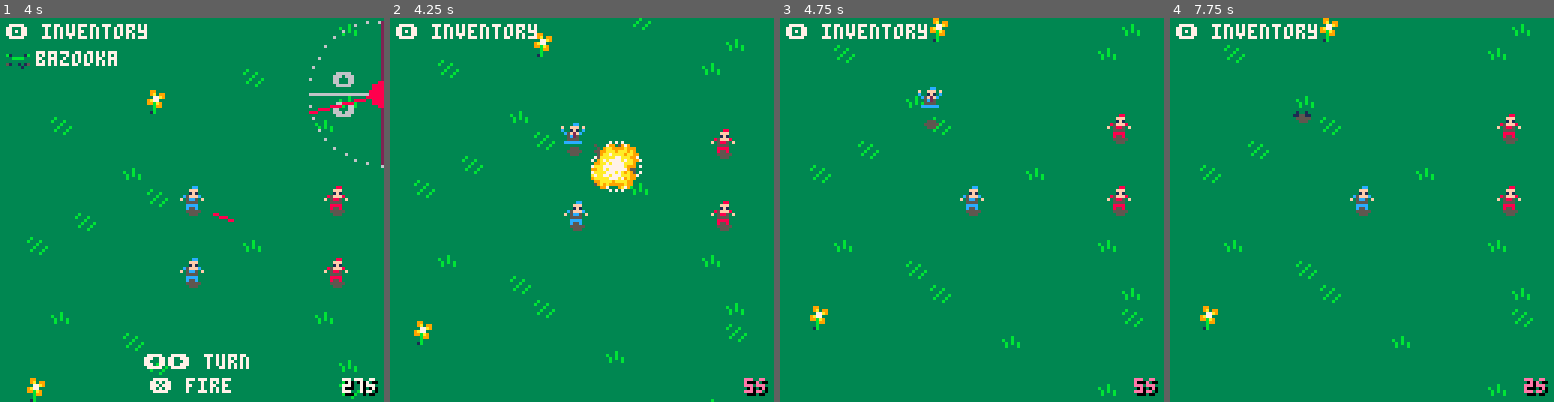
Above: before the commit, frames 1-4 (left to right).
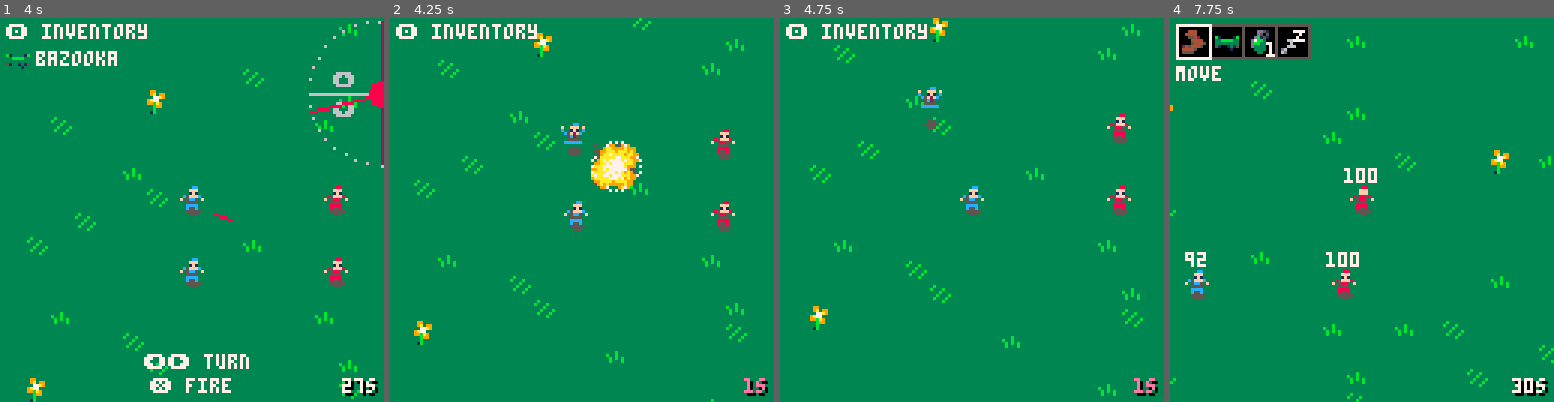
Above: after the commit, the same moments.

Repository: pedrus16/tiny-war
Game: PICO-8 cartridge hogs.p8
Two runs of this game, one before a commit and one after it. Both use one fixed random seed, a clock stepped at 60 frames per second and the inputs below.
Inputs:
- Up to frame 1 (4 s): tap X (X key) at 0.33, 1.07, 1.85, 2.97 s; tap O (Z key) at 0.7, 1.7, 2.1, 2.5, 2.9, 3.3, 3.7 s; hold Right 1.6-2.1 s; hold Up 2.15-2.42 s; hold Right 2.47-3.03 s; hold Left 3.08-3.58 s; hold Down 3.63-3.97 s
- Up to frame 2 (4.25 s): hold Right from 4.02 s (still down); tap X (X key) at 4.08 s; tap O (Z key) at 4.1 s
- Up to frame 3 (4.75 s): tap O (Z key) at 4.5 s; release Right at 4.68 s; hold Up from 4.73 s (still down)
- Up to frame 4 (7.75 s): tap O (Z key) every 0.4 s from 4.9 to 7.7 s; release Up at 5.03 s; hold Left 5.08-5.68 s; tap X (X key) at 5.2, 6.32, 7.43 s; hold Down 5.73-6.03 s; hold Right 6.08-6.58 s; hold Right 6.63-7.13 s; hold Up 7.18-7.45 s; hold Right from 7.5 s (still down)

Frame 1 is identical in both runs. In frame 2, less than 0.1% of the frame differs, in the area x 92-96%, y 93-98%; in frame 3, less than 0.1%; in frame 4, 7.3%, in the area x 0-100%, y 0-100%.

Commit message:
fix: index error when killing a unit

Diff:
--- a/hogs.p8
+++ b/hogs.p8
@@ -12,7 +12,7 @@
 
 pregame_time=1 	-- in sec
 turn_time=30			 -- in sec
-postturn_time=5 -- in sec
+postturn_time=1 -- in sec
 
 gameover=false
 winner=nil
@@ -313,6 +313,7 @@
 		u.idle_timer+=1/fps
 	else
 		u.idle_timer=0
+		u.idle=false
 	end
 
 	if u.idle_timer>=0.1 then
@@ -386,13 +387,14 @@
 function create_dying_state()
 	return {
 		anim_t=0,
-		anim_dur=0.5,
+		anim_dur=0.25,
 		anim_start=17,
 		anim_frames=2,
 		expld_t=0,
-		expld_delay=1,
+		expld_delay=0.5,
 		enter=function(s,u)
 			u.f=s.anim_start
+			u.idle=false
 		end,
 		handle_input=noop,
 		update=function(s,u)
@@ -417,6 +419,8 @@
 	return {
 		enter=function(s,u)
 			u.f=20
+			u.dead=true
+			u.idle=true
 		end,
 		handle_input=noop,
 		update=noop
@@ -443,10 +447,15 @@
 
 
 function kill(u)
-	u.dead=true
 	for t in all(game.teams) do
-		del(t.units, u)
-		printh("kill "..#t.units)
+		local deleted=del(t.units, u)
+
+		-- adjust active unit index
+		if deleted and
+					t.unit_id>#t.units
+		then
+			t.unit_id=1
+		end
 	end
 end
 
@@ -512,14 +521,14 @@
 
 	local function handle_input(s,g)
 		if btnp(❎) then
-			return create_player_turn_state()
+			return create_player_turn_state(true)
 		end
 	end
 
 	local function update(s,g)
 		g.timer-=1/fps
 		if g.timer<=0 then
-			return create_player_turn_state()
+			return create_player_turn_state(true)
 		end
 	end
 
@@ -532,8 +541,20 @@
 end
 
 -- player turn
-function create_player_turn_state()
+function create_player_turn_state(first)
 	local function enter(s,g)
+
+		if not first then
+				-- select next unit
+			local t=g.teams[g.team_id]
+			t.unit_id+=1
+			if (t.unit_id>#t.units) t.unit_id=1
+
+						-- select next team
+			g.team_id+=1
+			if (g.team_id>#g.teams) g.team_id=1
+		end
+
 		g.timer=turn_time
 		local t=g.teams[g.team_id]
 		local u=t.units[t.unit_id]
@@ -582,19 +603,20 @@
 		g.unit.item=nil
 
 		g.timer=postturn_time
-
-		-- select next unit
-		local t=g.teams[g.team_id]
-		t.unit_id+=1
-		if (t.unit_id>#t.units) t.unit_id=1
-
-		-- select next team
-		g.team_id+=1
-		if (g.team_id>#g.teams) g.team_id=1
 	end
 
 	local function update(s,g)
-		g.timer-=1/fps
+		-- wait for units to be stable
+		local stable=true
+		for e in all(ents) do
+			if e.idle==false then
+				stable=false
+			end
+		end
+
+		if stable then
+			g.timer-=1/fps
+		end
 		if g.timer<=0 then
 			local gameover,winner=check_victory()
 			if not gameover then
